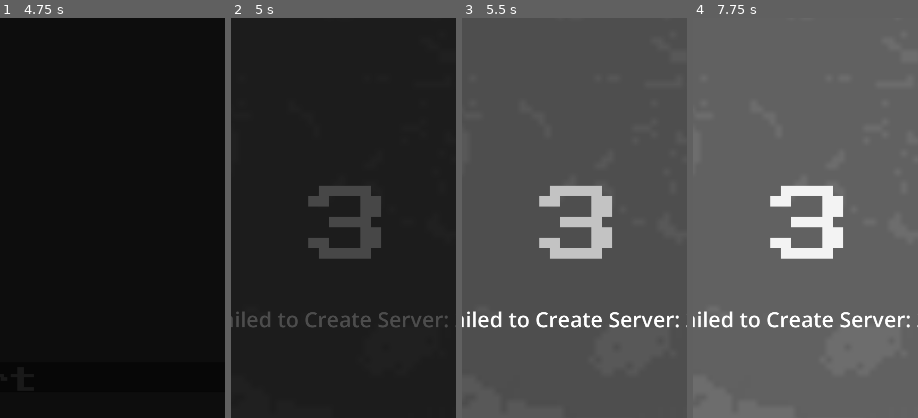
Above: before the commit, frames 1-4 (left to right).
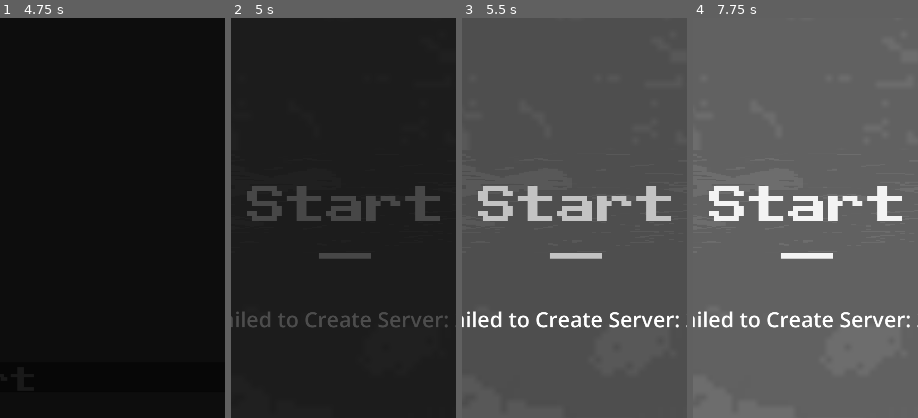
Above: after the commit, the same moments.

Repository: Koloss0/Out-Of-The-Gutter
Game: Godot game, scene res://Scenes/title_page.tscn
The game is run twice, just before and just after one commit, with the same random seed, the same clock (stepped at 60 frames per second) and the same inputs.
Inputs (mouse positions are % of the whole screen's width and height, from its top left):
- Up to frame 1 (4.75 s): click "START" at 0.5 s; move the mouse to (72, 45) at 1.27 s; click (72, 45) at 1.42 s; tap Enter at 2 s; move the mouse to (30, 55) at 2.02 s; click (30, 55) at 2.17 s; click "Host" at 2.75 s; click (51, 57) at 3.52 s; type "12" at 3.6 s; click "Host" at 4.25 s
- Up to frame 2 (5 s): no input
- Up to frame 3 (5.5 s): click (50, 35) at 5 s, where only the run after the commit has a clickable "Start"
- Up to frame 4 (7.75 s): click (50, 35) at 5.75 s, where only the run after the commit has a clickable "Start"; click (50, 35) at 6.5 s, where only the run after the commit has a clickable "Start"; tap Space at 7.25 s; move the mouse to (60, 28) at 7.27 s; click (60, 28) at 7.42 s
The pictures show only the part of the screen within x 25-75%, y 12-62%; the shares and areas given below are measured in that part.

Frame 1 is identical in both runs. In frame 2, 4.8% of the frame differs, in the area x 7-93%, y 42-59%; in frame 3, 4.9%; in frame 4, 5.0%, in the area x 7-93%, y 41-59%.

Commit message:
added start button to game page

Diff:
--- a/Scenes/GamePage.tscn
+++ b/Scenes/GamePage.tscn
@@ -1,10 +1,11 @@
-[gd_scene load_steps=7 format=3 uid="uid://df4t3gsc8yiwa"]
+[gd_scene load_steps=8 format=3 uid="uid://df4t3gsc8yiwa"]
 
 [ext_resource type="Script" path="res://Scripts/GamePage.gd" id="1_cdt35"]
 [ext_resource type="Texture2D" uid="uid://bnfubdqfxefer" path="res://Art/sewer_bg.png" id="2_nya3t"]
 [ext_resource type="Script" path="res://Scripts/World.gd" id="2_rna7n"]
 [ext_resource type="Script" path="res://Scripts/PlatformGenerator.gd" id="4_ugii6"]
-[ext_resource type="PackedScene" path="res://Scenes/Counter.tscn" id="5_q0264"]
+[ext_resource type="PackedScene" uid="uid://flycxanwi2xc" path="res://Scenes/Counter.tscn" id="5_q0264"]
+[ext_resource type="PackedScene" uid="uid://d06y0af7layko" path="res://Scenes/labeled_texture_button.tscn" id="6_v5caa"]
 
 [sub_resource type="RectangleShape2D" id="RectangleShape2D_47dww"]
 size = Vector2(2013.85, 263.98)
@@ -102,3 +103,15 @@
 grow_vertical = 2
 
 [node name="Counter" parent="Control" instance=ExtResource("5_q0264")]
+
+[node name="LabeledTextureButton" parent="Control" instance=ExtResource("6_v5caa")]
+layout_mode = 0
+offset_left = 125.0
+offset_top = 553.0
+offset_right = 960.0
+offset_bottom = 802.0
+
+[node name="Label" parent="Control/LabeledTextureButton" index="0"]
+text = "Start"
+
+[editable path="Control/LabeledTextureButton"]
